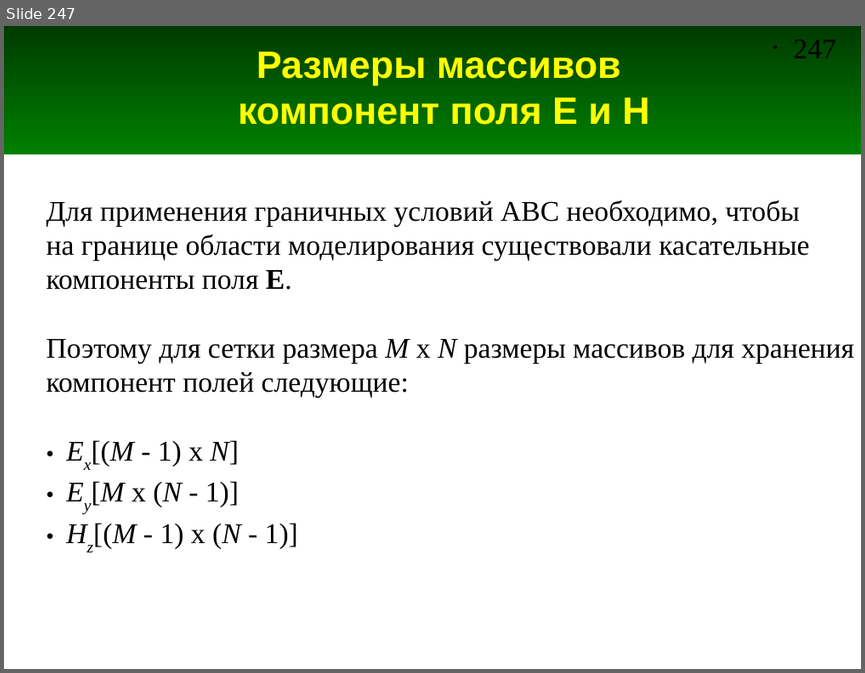
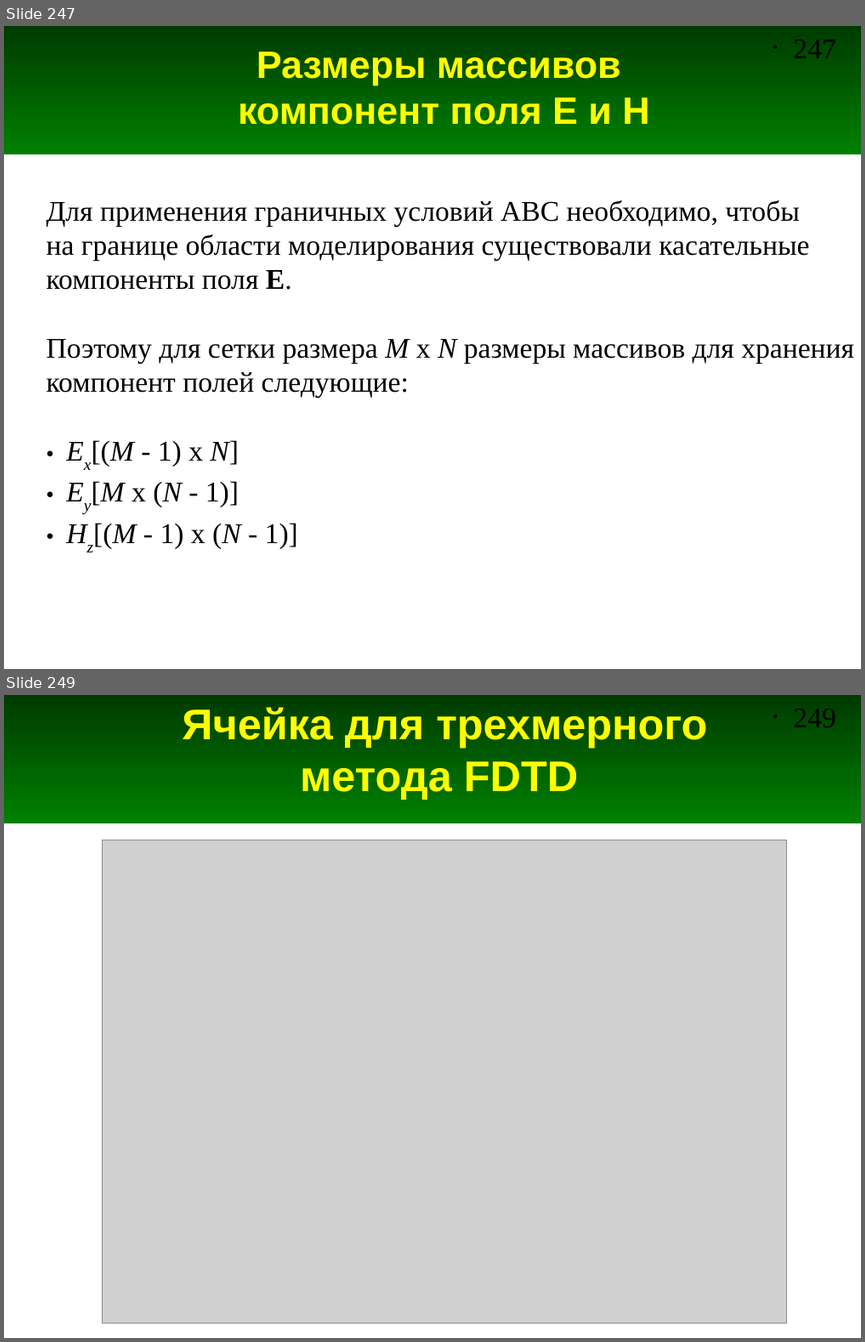
Before and after one commit to andris0147sv/modelling, a slide deck: presentations/2. FDTD.odp. Shown one above the other, each under a label of ours: slide 247 before the commit, slides 247 and 249 after it; the slides between them are not shown. The pictures are 865x673 and 865x1342 pixels, drawn with LibreOffice and Linux fonts; fonts in the diff are those of the drawing; grey boxes stand for pictures. Boxes give left, top, right and bottom in pixels: in the first picture for what was removed or moved away, otherwise in the second. Text is boxed around its words. In the diff, an @@ line names an element or a change of style, - is before the commit and + after.

```diff
--- a/presentations/2. FDTD.odp
+++ b/presentations/2. FDTD.odp
@@ slide 249 added at (4,695,861,1338), background #FFFFFF; not listed: 2 template elements that a slide beside it also shows @@
@@ title added at (182,707,707,800), 36 pt, text #FFFF00, bold @@
+Ячейка для трехмерного
+метода FDTD
@@ picture added at (102,839,786,1322) @@
```
Also in this commit, not shown: 2 other slides added, 2 other files.
